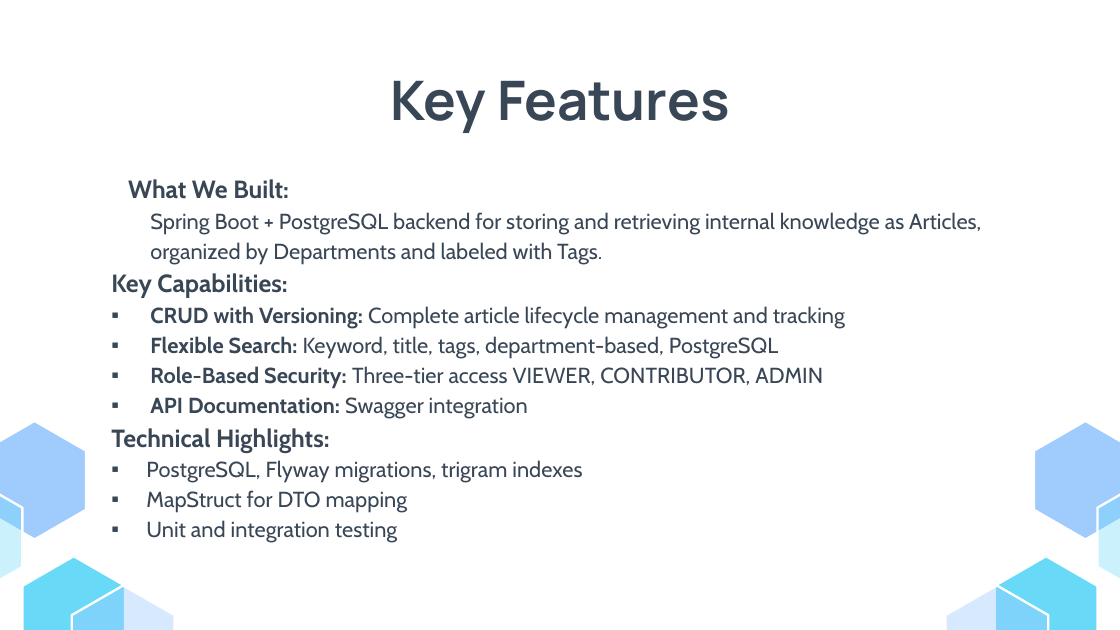
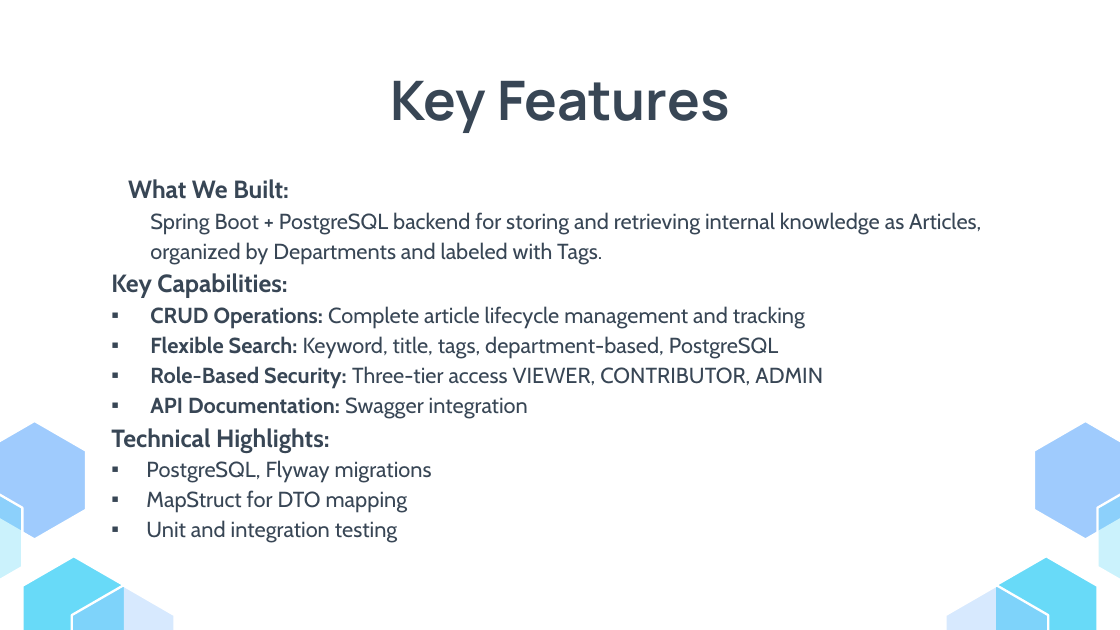
Before and after one commit to Phaneendra2634/Internal-Knowledge-Management, a slide deck: slide 5 of IKM.pptx. Drawn at 1120x630 pixels with LibreOffice and Linux fonts; fonts in the diff are those of the drawing. Boxes give left, top, right and bottom in pixels: in the first picture for what was removed or moved away, otherwise in the second. Text is boxed around its words. In the diff, an @@ line names an element or a change of style, - is before the commit and + after.

```diff
--- a/IKM.pptx
+++ b/IKM.pptx
@@ subtitle at bbox=[150, 306, 805, 328]: text changed @@
-▪ CRUD with Versioning: Complete article lifecycle management and tracking
+▪ CRUD Operations: Complete article lifecycle management and tracking
@@ subtitle at bbox=[146, 460, 432, 483]: text changed @@
-▪ PostgreSQL, Flyway migrations, trigram indexes
+▪ PostgreSQL, Flyway migrations
```
Also in this commit, not shown: 2 other slides changed.
